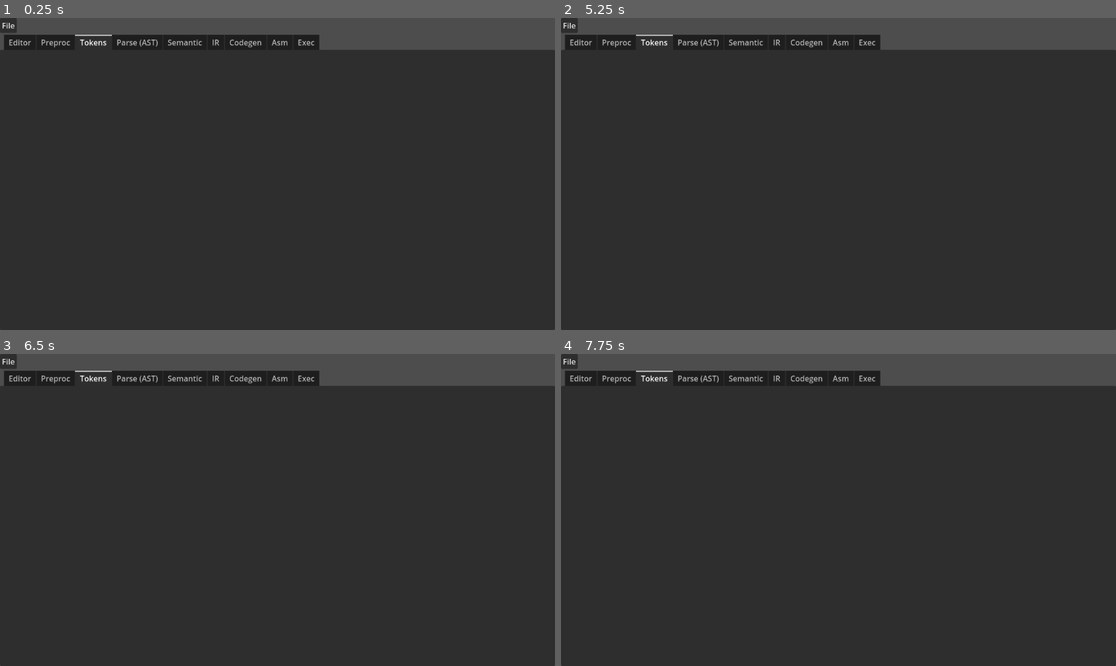
Above: before the commit, frames 1-4 (two rows, left to right).
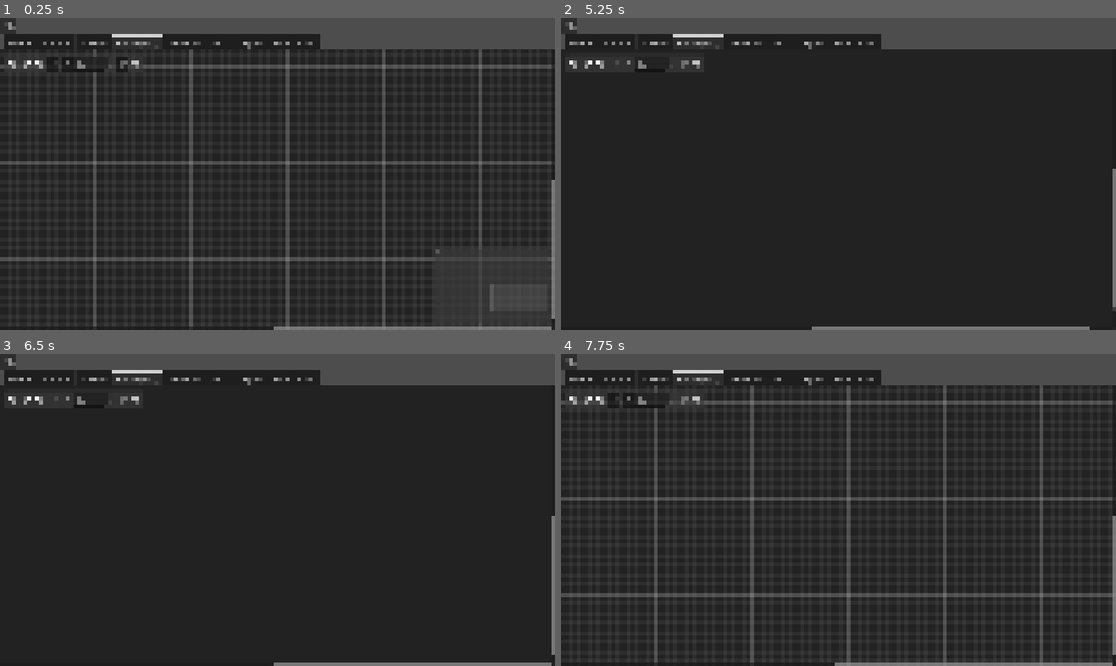
Above: after the commit, the same moments.

Repository: Zondartul/LazyCompGUI
Game: Godot game, scene res://res/ui/main.tscn
The game is run twice, just before and just after one commit, with the same random seed, the same clock (stepped at 60 frames per second) and the same inputs.
Inputs (mouse positions are in pixels of both pictures, inside the frame that each line leads up to):
- Up to frame 1 (0.25 s): no input
- Up to frame 2 (5.25 s): click (572, 61) at 0.52 s; click (599, 61) at 1.27 s; click (616, 61) at 2.02 s; click (627, 61) at 2.77 s; click (683, 61) at 3.52 s; click (694, 61) at 4.27 s; click (572, 61) at 5.02 s
- Up to frame 3 (6.5 s): click (38, 397) at 5.77 s
- Up to frame 4 (7.75 s): click (616, 397) at 6.52 s; click (627, 397) at 7.27 s

The runs differ from the first frame. In frame 1, 8.1% of the frame differs, in the area x 0-100%, y 0-100%; in frame 2, 2.0%; in frame 3, 2.0%; in frame 4, 8.3%.

Commit message:
implemented AST view

Diff:
--- a/res/ui/main.tscn
+++ b/res/ui/main.tscn
@@ -6,6 +6,7 @@
 [ext_resource type="Script" path="res://res/todo.gd" id="4_mf5mw"]
 [ext_resource type="Script" path="res://res/ui/tokens.gd" id="4_ulho1"]
 [ext_resource type="Script" path="res://res/logic/file_manager.gd" id="5_1f27c"]
+[ext_resource type="Script" path="res://res/ui/parse.gd" id="5_ban5p"]
 
 [node name="Main" type="Control"]
 layout_mode = 3
@@ -56,7 +57,7 @@
 [node name="TabContainer" type="TabContainer" parent="V"]
 layout_mode = 2
 size_flags_vertical = 3
-current_tab = 2
+current_tab = 3
 
 [node name="Editor" type="Control" parent="V/TabContainer"]
 visible = false
@@ -82,6 +83,7 @@
 metadata/_tab_index = 1
 
 [node name="Tokens" type="Control" parent="V/TabContainer"]
+visible = false
 layout_mode = 2
 script = ExtResource("4_ulho1")
 metadata/_tab_index = 2
@@ -95,9 +97,18 @@
 grow_vertical = 2
 
 [node name="Parse (AST)" type="Control" parent="V/TabContainer"]
-visible = false
 layout_mode = 2
+script = ExtResource("5_ban5p")
 metadata/_tab_index = 3
+
+[node name="Graph" type="GraphEdit" parent="V/TabContainer/Parse (AST)"]
+layout_mode = 1
+anchors_preset = 15
+anchor_right = 1.0
+anchor_bottom = 1.0
+grow_horizontal = 2
+grow_vertical = 2
+scroll_offset = Vector2(-40, -40)
 
 [node name="Semantic" type="Control" parent="V/TabContainer"]
 visible = false
--- /dev/null
+++ b/res/ui/parse.gd
@@ -0,0 +1,150 @@
+extends Control
+
+@onready var Graph = $Graph
+
+var nodeinfos = {};
+var ni_root;
+const ch_step = Vector2(0,80);
+
+class NodeInfo:
+	var tok:Dictionary;
+	var node_tok:GraphNode;
+	var is_node_tok_open:bool;
+	var ni_parent:NodeInfo;
+	var ni_children:Array;
+
+func _ready() -> void:
+	OS.low_processor_usage_mode = true;
+	#Graph.node_selected.connect(_on_node_selected);
+
+func _make_node(ni:NodeInfo):
+	var node = GraphNode.new();
+
+	# slots
+	node.set_slot(0,true,0,Color.WHITE,false,0,Color.WHITE)
+	if(ni.ni_children):
+		for i in range(ni.ni_children.size()):
+			node.add_child(Control.new())
+			node.set_slot(1+i,false,0,Color.WHITE,true,0,Color.WHITE);
+
+	# VBox to hold everything
+	var Vbox = VBoxContainer.new()
+	node.add_child(Vbox);
+	Vbox.size = node.size;
+
+	# title and body text
+	node.title = str(ni.tok.text);
+	var lbl = Label.new();
+	lbl.text = str(ni.tok.type);
+	Vbox.add_child(lbl);
+
+	# button for more children
+	if(ni.ni_children):
+		var btn = Button.new();
+		btn.text = "%d children" % ni.ni_children.size()
+		btn.size_flags_horizontal = Control.SIZE_EXPAND;
+		btn.size_flags_vertical = Control.SIZE_EXPAND;
+		Vbox.add_child(btn);
+		btn.pressed.connect(_on_node_selected.bind(node));
+	return node;
+
+var max_ast_nodes = 0;
+
+func _ast_to_nodeinfo(ast, parent):
+	var ni = NodeInfo.new();
+	ni.tok = ast.tok;
+	ni.ni_parent = parent;
+	ni.node_tok = null;
+	ni.is_node_tok_open = false;
+
+	if(ast.children):
+		ni.ni_children = [];
+		for ch in ast.children:
+			ni.ni_children.append(_ast_to_nodeinfo(ch,ni));
+	return ni;
+
+func _instance_ni(ni:NodeInfo, pos:Vector2):
+	if max_ast_nodes == 0: return null;
+	max_ast_nodes -= 1;
+	var node = _make_node(ni);
+	Graph.add_child(node);
+	node.position_offset = pos;
+	nodeinfos[node] = ni;
+	ni.node_tok = node;
+	if(ni.ni_parent):
+		var node_parent = ni.ni_parent.node_tok;
+		assert(node_parent != null);
+	return node;
+
+func _deinstance_ni(ni:NodeInfo):
+	max_ast_nodes += 1;
+	assert(ni.node_tok);
+	assert(ni.is_node_tok_open == false)
+	var node = ni.node_tok;
+	ni.node_tok = null;
+	nodeinfos.erase(node);
+	node.clear_all_slots();
+	node.queue_free();
+
+func _clear_graph():
+	## WARNING: removing all children of a GraphEdit causes a crash
+	#for ch in Graph.get_children(): ch.queue_free();
+	Graph.clear_connections();
+	for ch in Graph.get_children():
+		if ch is GraphNode:
+			ch.queue_free();
+	max_ast_nodes = -1;
+
+func _on_open_json(json:Dictionary):
+	assert(json["file_type"] == "ast");
+	_clear_graph();
+	ni_root = _ast_to_nodeinfo(json["data"],null);
+	_instance_ni(ni_root,Vector2(0,0));
+	pass
+
+func _on_node_selected(node):
+	#print("node selected: node [%s]" % node.name);
+	var ni = nodeinfos[node];
+	if ni.is_node_tok_open:	_close_ni(ni);
+	else:					_open_ni(ni);
+
+func _move_neighbors_down(ni:NodeInfo): _move_neighbors(ni,true)
+func _move_neighbors_up(ni:NodeInfo): _move_neighbors(ni,false);
+func _move_neighbors(ni:NodeInfo, down:bool):
+	var step = ch_step;
+	if not down: step.y = -step.y;
+	# move everything below this node down by ch_pos
+	var node = ni.node_tok;
+	for node_i in nodeinfos.keys():
+		var ni2 = nodeinfos[node_i]
+		if(ni2.node_tok):
+			var node2 = ni2.node_tok;
+			if(node2.position_offset.y > node.position_offset.y):
+				node2.position_offset += step*ni.ni_children.size();
+
+func _open_ni(ni:NodeInfo):
+	if(ni.ni_children == null): return;
+	assert(ni.is_node_tok_open == false);
+	ni.is_node_tok_open = true;
+	var ch_offset = Vector2(300,80);
+	var ch_pos = ni.node_tok.position_offset;
+
+	_move_neighbors_down(ni);
+
+	var node_pr = ni.node_tok;
+	var idx = 0;
+	for ni_ch in ni.ni_children:
+		_instance_ni(ni_ch, ch_offset + ch_pos);
+		var node_ch = ni_ch.node_tok;
+		Graph.connect_node(node_pr.name,idx,node_ch.name,0);
+		idx += 1;
+		ch_pos += ch_step;
+
+func _close_ni(ni:NodeInfo):
+	if(ni.ni_children == null): return;
+	assert(ni.is_node_tok_open == true);
+	ni.is_node_tok_open = false;
+	for ni_ch in ni.ni_children:
+		if(ni_ch.is_node_tok_open): _close_ni(ni_ch);
+		_deinstance_ni(ni_ch);
+	_move_neighbors_up(ni);
Not shown: 1 places in res/ui/main.tscn that only renumber resources
